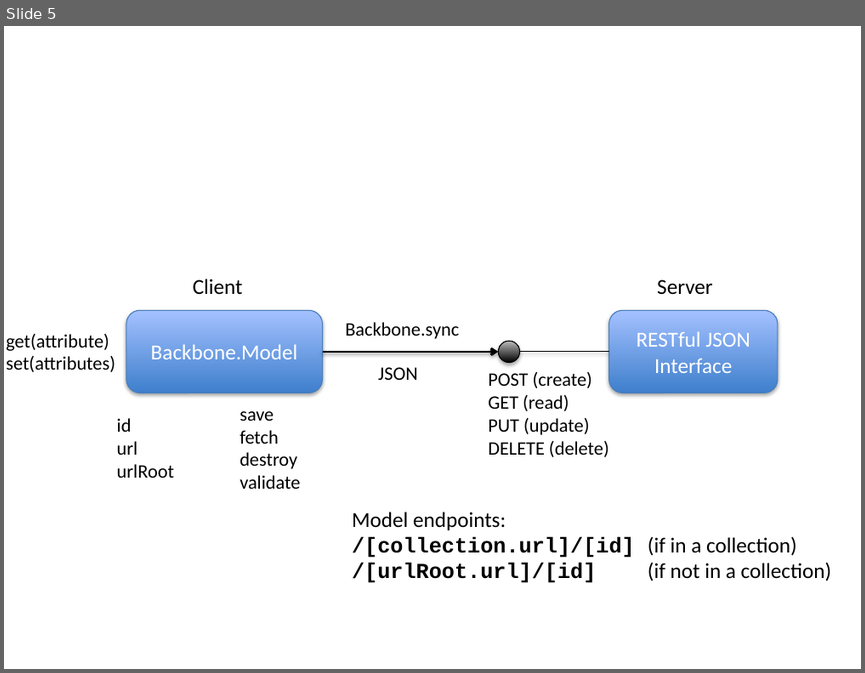
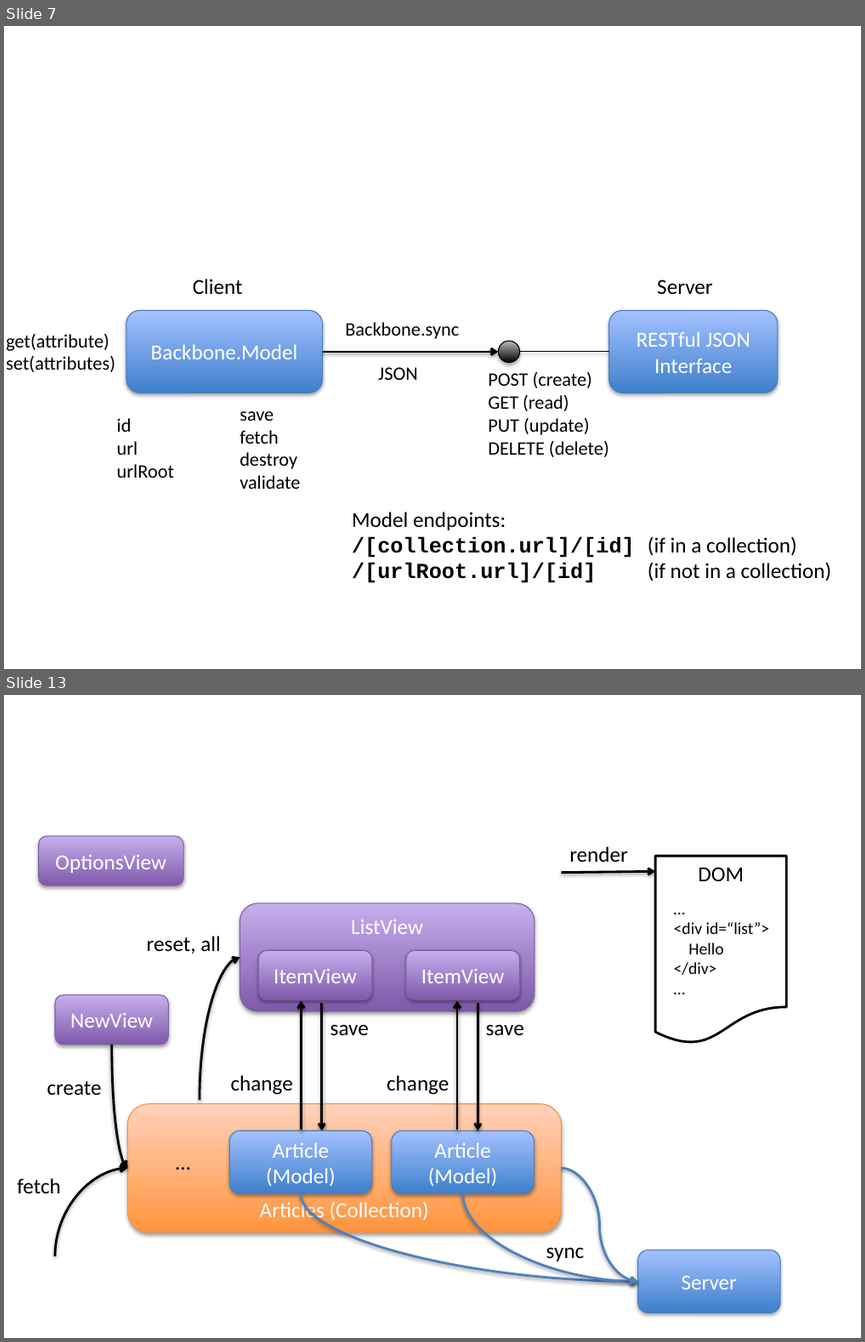
Before and after one commit to clody69/MobileWebApps, a slide deck: docs/diagrams.pptx. Shown one above the other, each under a label of ours: slide 5 before the commit, slides 7 and 13 after it; the slides between them are not shown. The pictures are 865x673 and 865x1342 pixels, drawn with LibreOffice and Linux fonts; fonts in the diff are those of the drawing. Boxes give left, top, right and bottom in pixels: in the first picture for what was removed or moved away, otherwise in the second. Text is boxed around its words. In the diff, an @@ line names an element or a change of style, - is before the commit and + after.

```diff
--- a/docs/diagrams.pptx
+++ b/docs/diagrams.pptx
@@ slide 13 added at (4, 695, 861, 1338), background #FFFFFF @@
@@ rounded rectangle added at (38, 836, 183, 886), fill gradient #7F5BAB to #C8B0ED, outline #7D60A0 0.75 pt, 18 pt, text #FFFFFF @@
+OptionsView
@@ text added at (569, 846, 628, 862), 18 pt, text #000000 @@
+render
@@ arrow added from (561, 873) to (655, 872), #000000 2 pt @@
@@ flow chart document added at (655, 857, 786, 1044), fill #FFFFFF, outline #000000 2 pt, 18 pt, text #000000 @@
+DOM
@@ rounded rectangle added at (239, 903, 534, 1011), fill gradient #7F5BAB to #C8B0ED, outline #7D60A0 0.75 pt, 18 pt, text #FFFFFF @@
+ListView
@@ text added at (674, 922, 769, 975), 14 pt, text #000000 @@
+…
+<div id=“list”>
+Hello
+</div>
+…
@@ text added at (147, 936, 221, 953), 18 pt, text #000000 @@
+reset, all
@@ curved arrow added from (200, 1100) to (239, 957), #000000 2 pt @@
@@ rounded rectangle added at (258, 950, 371, 1000), fill gradient #7F5BAB to #C8B0ED, outline #7D60A0 0.75 pt, 18 pt, text #FFFFFF @@
+ItemView
@@ rounded rectangle added at (406, 950, 519, 1000), fill gradient #7F5BAB to #C8B0ED, outline #7D60A0 0.75 pt, 18 pt, text #FFFFFF @@
+ItemView
@@ rounded rectangle added at (55, 995, 169, 1044), fill gradient #7F5BAB to #C8B0ED, outline #7D60A0 0.75 pt, 18 pt, text #FFFFFF @@
+NewView
@@ arrow added from (302, 1129) to (302, 1001), #000000 2 pt @@
@@ arrow added from (322, 1004) to (322, 1130), #000000 2 pt @@
@@ text added at (330, 1024, 369, 1036), 18 pt, text #000000 @@
+save
@@ arrow added from (457, 1129) to (457, 1001), #000000 2 pt @@
@@ arrow added from (477, 1003) to (477, 1130), #000000 2 pt @@
@@ text added at (486, 1024, 524, 1036), 18 pt, text #000000 @@
+save
@@ curved arrow added from (112, 1044) to (127, 1168), #000000 2 pt @@
@@ text added at (231, 1075, 293, 1095), 18 pt, text #000000 @@
+change
@@ text added at (386, 1075, 449, 1095), 18 pt, text #000000 @@
+change
@@ text added at (47, 1081, 102, 1095), 18 pt, text #000000 @@
+create
@@ rounded rectangle added at (127, 1104, 561, 1232), fill gradient #FF953E to #FFD2BD, outline #F69240 0.75 pt, 18 pt, text #FFFFFF @@
+Articles (Collection)
@@ text added at (167, 1144, 200, 1179), 18 pt, text #000000 @@
+…
@@ rounded rectangle added at (229, 1130, 371, 1193), fill gradient #3F80CE to #A4C4FF, outline #4B7EBC 0.75 pt, 18 pt, text #FFFFFF @@
+Article (Model)
@@ rounded rectangle added at (392, 1130, 534, 1193), fill gradient #3F80CE to #A4C4FF, outline #4B7EBC 0.75 pt, 18 pt, text #FFFFFF @@
+Article (Model)
@@ text added at (17, 1178, 60, 1193), 18 pt, text #000000 @@
+fetch
@@ curved arrow added from (55, 1256) to (127, 1168), #000000 2 pt @@
@@ curved arrow added from (561, 1168) to (638, 1281), #4F81BD 2 pt @@
@@ curved arrow added from (301, 1194) to (638, 1281), #4F81BD 2 pt @@
@@ curved arrow added from (462, 1194) to (638, 1281), #4F81BD 2 pt @@
@@ text added at (546, 1247, 585, 1261), 18 pt, text #000000 @@
+sync
@@ rounded rectangle added at (638, 1249, 780, 1312), fill gradient #3F80CE to #A4C4FF, outline #4B7EBC 0.75 pt, 18 pt, text #FFFFFF @@
+Server
@@ what was slide 5 is now slide 7 @@
```
Also in this commit, not shown: 1 slide changed, 6 other slides added, 13 other files.
